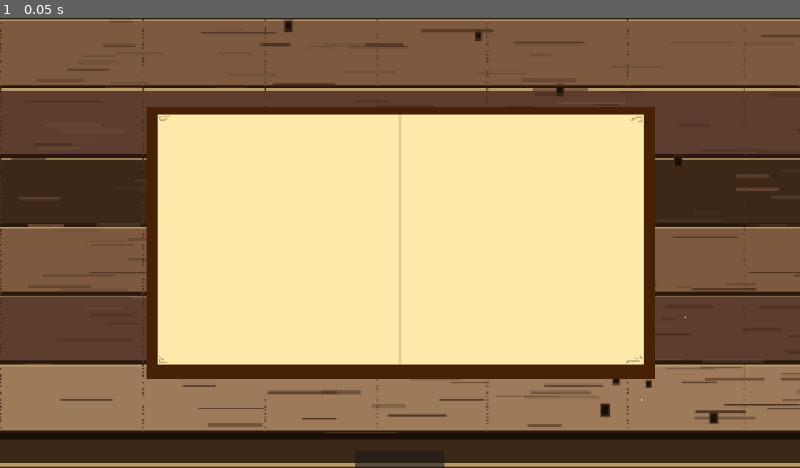
Above: before the commit, frame 1.
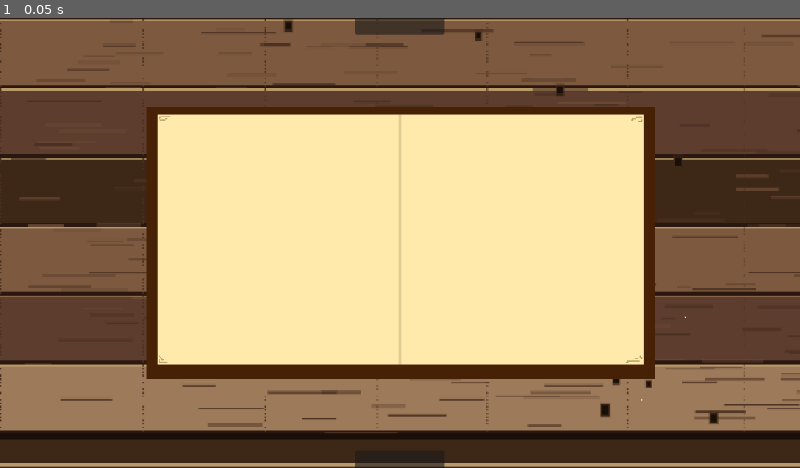
Above: after the commit, the same moment.

Repository: DapperPixelguy/smith
Game: Godot game, scene res://Main.tscn
The game is run twice, just before and just after one commit, with the same random seed, the same clock (stepped at 60 frames per second) and the same inputs.
Inputs:
- Up to frame 1 (0.05 s): no input

The runs differ from the first frame. In frame 1, 0.4% of the frame differs, in the area x 44-56%, y 0-4%.

Commit message:
Added Stall Logic

Diff:
--- a/smith/ForgeBackend.gd
+++ b/smith/ForgeBackend.gd
@@ -1,8 +1,12 @@
 extends Node
+
 var ActiveItem = null
 var ForgeTime = 0
 var ForgeInactive = true
 var ForgeQueue = []
+var StallSlots = [null, null, null, null, null, null, null, null, null, null]
+var StallMaxSlots = 10
+signal stall_updated
 
 func _ready():
 	TimeManager.tick_updated.connect(_ForgeTickDown)
@@ -17,17 +21,11 @@
 		_finish_item()
 
 func add_to_queue(weapon):
-	# Check if player has enough resources
 	if not _has_resources(weapon):
-		print("Not enough resources to queue ", weapon["Name"])
 		return false
 
-	# Consume resources immediately when queuing
 	_consume_resources(weapon)
-
-	# Add to queue
 	ForgeQueue.append(weapon)
-	print("Queued ", weapon["Name"], " for forging")
 	return true
 
 func _activate_next_item():
@@ -36,12 +34,10 @@
 		ActiveItem = null
 		return
 
-	# Resources already consumed, just start forging
 	ActiveItem = ForgeQueue[0]
 	ForgeQueue.remove_at(0)
 	ForgeTime = ActiveItem["Time"]
 	ForgeInactive = false
-	print("Started forging: ", ActiveItem["Name"])
 
 func _has_resources(item) -> bool:
 	return (PlayerStats.PlyrInv["Metal"] >= item["Metal"] and
@@ -52,25 +48,44 @@
 	PlayerStats.PlyrInv["Metal"] -= item["Metal"]
 	PlayerStats.PlyrInv["Wood"] -= item["Wood"]
 	PlayerStats.PlyrInv["Coal"] -= item["Coal"]
-	print("Consumed resources for ", item["Name"])
 
 func _finish_item():
-	# Add the finished weapon to player inventory
 	PlayerStats.PlyrInv["Stock"].append(ActiveItem)
-	print("Finished forging: ", ActiveItem["Name"])
-
-	# Grant XP to the player
 	PlayerStats.PlyrStats["PlyrXp"] += 10
-
-	# Mark as inactive (will trigger next item on next tick)
 	ForgeInactive = true
 	ActiveItem = null
 
 func _purchase_res(price):
-	if PlayerStats.PlyrInv["Shillings"] > price:
+	if PlayerStats.Shillings >= price:
+		PlayerStats.Shillings -= price
 		PlayerStats.PlyrInv["Metal"] += 100
 		PlayerStats.PlyrInv["Wood"] += 100
 		PlayerStats.PlyrInv["Coal"] += 100
 		return "Successfully Purchased"
 	else:
 		return "Not enough Money"
+
+func _add_for_sale(Weapon, Price):
+	for i in range(StallSlots.size()):
+		if StallSlots[i] == null:
+			StallSlots[i] = {
+				"Name": Weapon,
+				"BaseVal": Price
+			}
+			return true
+	return false
+
+func pull_from_stall(index: int):
+	if StallSlots[index] != null:
+		# 1. Get the item data
+		var item = StallSlots[index]
+
+		# 2. Add it back to Stock
+		PlayerStats.PlyrInv["Stock"].append(item)
+
+		# 3. Empty the stall slot
+		StallSlots[index] = null
+
+		# 4. Tell the UI to refresh
+		# (Assuming you have a signal for this)
+		stall_updated.emit()
--- a/smith/Main.tscn
+++ b/smith/Main.tscn
@@ -1,8 +1,9 @@
-[gd_scene load_steps=4 format=3 uid="uid://bexuvvfk3kpky"]
+[gd_scene load_steps=5 format=3 uid="uid://bexuvvfk3kpky"]
 
 [ext_resource type="Script" uid="uid://bfquq7xwa4j1t" path="res://UI-Interact.gd" id="1_r0du0"]
 [ext_resource type="Texture2D" uid="uid://dc32hi0ig7uc6" path="res://MainBack-1.png" id="2_cm0pq"]
 [ext_resource type="PackedScene" uid="uid://bvormhc0jb8tv" path="res://Forge.tscn" id="3_fos0i"]
+[ext_resource type="PackedScene" uid="uid://bf0e6nm10j66k" path="res://Stall.tscn" id="4_cm0pq"]
 
 [node name="Node2D" type="Node2D"]
 script = ExtResource("1_r0du0")
@@ -42,3 +43,23 @@
 offset_top = 144.0
 offset_right = 831.0
 offset_bottom = 489.0
+
+[node name="CanvasLayer2" type="CanvasLayer" parent="."]
+
+[node name="Stall" parent="CanvasLayer2" instance=ExtResource("4_cm0pq")]
+position = Vector2(1, -645)
+
+[node name="Button2" type="Button" parent="CanvasLayer2"]
+top_level = true
+z_index = 2
+anchors_preset = 7
+anchor_left = 0.5
+anchor_top = 1.0
+anchor_right = 0.5
+anchor_bottom = 1.0
+offset_left = -65.0
+offset_top = -673.0
+offset_right = 64.0
+offset_bottom = -624.0
+grow_horizontal = 2
+grow_vertical = 0
--- /dev/null
+++ b/smith/Stall.tscn
@@ -0,0 +1,13 @@
+[gd_scene load_steps=2 format=3 uid="uid://bf0e6nm10j66k"]
+
+[ext_resource type="Script" uid="uid://krkf7n0w8k7b" path="res://stall.gd" id="1_g8jq0"]
+
+[node name="Node2D" type="Node2D"]
+script = ExtResource("1_g8jq0")
+
+[node name="GridContainer" type="GridContainer" parent="."]
+offset_left = 30.0
+offset_top = 36.0
+offset_right = 70.0
+offset_bottom = 76.0
+columns = 5
--- a/smith/UI-Interact.gd
+++ b/smith/UI-Interact.gd
@@ -1,62 +1,76 @@
 extends Node
+
 var ForgeOpen = false
+var TweenOpen = false
 
 func _ready():
 	TimeManager.day_ended.connect(TickUpdated)
 	$CanvasLayer/Button.pressed.connect(TweenForge)
+	$CanvasLayer2/Button2.pressed.connect(TweenStall)
 	TimeManager.tick_updated.connect(Ledger)
 
 func TickUpdated():
 	return 0
 
 func TweenForge():
-	print("TweenForge called!")
-	print("ForgeOpen is: ", ForgeOpen)
-	print("Current offset: ", $CanvasLayer.offset)
+	# Bring this layer to the front
+	$CanvasLayer.layer = 2
+	$CanvasLayer2.layer = 1
 
 	var tween = create_tween()
+	var screen_height = get_viewport().get_visible_rect().size.y
 	if ForgeOpen:
-		print("Closing - tweening to: ", get_viewport().get_visible_rect().size.y)
-		tween.tween_property($CanvasLayer, "offset:y", get_viewport().get_visible_rect().size.y, 0.5)
+		# Slide back UP to hide
+		tween.tween_property($CanvasLayer, "offset:y", screen_height, 0.5)
 		ForgeOpen = false
 	else:
-		print("Opening - tweening to: 0")
+		# Slide DOWN to show
 		tween.tween_property($CanvasLayer, "offset:y", 0, 0.5)
 		ForgeOpen = true
 
-	print("New ForgeOpen state: ", ForgeOpen)
+func TweenStall():
+	# Bring this layer to the front
+	$CanvasLayer2.layer = 2
+	$CanvasLayer.layer = 1
+
+	var tween = create_tween()
+	var screen_height = get_viewport().get_visible_rect().size.y
+
+	if TweenOpen:
+		tween.tween_property($CanvasLayer2, "offset:y", 0, 0.5)
+		TweenOpen = false
+	else:
+		tween.tween_property($CanvasLayer2, "offset:y", screen_height, 0.5)
+		TweenOpen = true
 
 func Ledger():
-	# 1. Clear the old list so we don't just keep adding rows forever
+	# Clear the current list
 	for child in $LedgerPage.get_children():
 		child.queue_free()
 
-	# 2. Loop through the Stock and create a row for each item
+	# Rebuild from the current Stock list
 	for i in range(PlayerStats.PlyrInv["Stock"].size()):
 		var item = PlayerStats.PlyrInv["Stock"][i]
-
-		# Create the Horizontal Row container
 		var row = HBoxContainer.new()
 		row.size_flags_horizontal = Control.SIZE_EXPAND_FILL
 
-		# Create the Label (Name and Value)
 		var item_info = Label.new()
-		item_info.text = item["Name"] + " — " + str(item["BaseValue"]) + " Shillings"
-		item_info.size_flags_horizontal = Control.SIZE_EXPAND_FILL # Pushes the button to the right
+		item_info.text = item["Name"] + " — " + str(item["BaseVal"]) + " Shillings"
+		item_info.size_flags_horizontal = Control.SIZE_EXPAND_FILL
 
-		# Create the Sell Button
 		var sell_btn = Button.new()
-		sell_btn.text = " Sell "
+		sell_btn.text = " Put On Sale "
+		# Bind the current index to the function
+		sell_btn.pressed.connect(_on_sell_pressed.bind(item["Name"], item["BaseVal"], i))
 
-		# Connect the button - we pass the index 'i' so we know which item to remove
-		sell_btn.pressed.connect(_on_sell_pressed.bind(i))
-
-		# Assemble the row
 		row.add_child(item_info)
 		row.add_child(sell_btn)
-
-		# Add the row to your VBox LedgerPage
 		$LedgerPage.add_child(row)
 
-func _on_sell_pressed(index: int):
-	print("KILL YOURSELF ALEX AND GABRIELLA")
+func _on_sell_pressed(item_name: String, price: int, index: int):
+	# If the backend successfully lists the item
+	if ForgeBackend._add_for_sale(item_name, price):
+		# Remove it from the inventory array
+		PlayerStats.PlyrInv["Stock"].pop_at(index)
+		# Refresh the Ledger UI so the item disappears immediately
+		Ledger()
--- /dev/null
+++ b/smith/stall.gd
@@ -0,0 +1,37 @@
+extends Node
+
+@onready var slot_grid = $GridContainer # Adjust path if it's inside a CanvasLayer
+
+func _ready():
+	update_stall_ui()
+	# Update whenever a game tick happens (market shifts, sales, etc.)
+	TimeManager.tick_updated.connect(update_stall_ui)
+
+func update_stall_ui():
+	if not slot_grid: return
+
+	for child in slot_grid.get_children():
+		child.queue_free()
+
+	for i in range(ForgeBackend.StallSlots.size()):
+		var slot_data = ForgeBackend.StallSlots[i]
+
+		# Use a Button instead of a PanelContainer for interactivity
+		var slot_button = Button.new()
+		slot_button.custom_minimum_size = Vector2(100, 100)
+
+		if slot_data == null:
+			slot_button.text = "EMPTY"
+			slot_button.disabled = true # Can't click an empty slot
+		else:
+			slot_button.text = str(slot_data["Name"], "\n", slot_data["BaseVal"], "s")
+
+			# Connect the click signal using a 'lambda' to pass the index
+			slot_button.pressed.connect(func(): _on_slot_clicked(i))
+
+		slot_grid.add_child(slot_button)
+
+# The local helper to trigger the backend
+func _on_slot_clicked(index: int):
+	ForgeBackend.pull_from_stall(index)
+	update_stall_ui() # Refresh visuals immediately
Not shown, added: smith/stall.gd.uid
